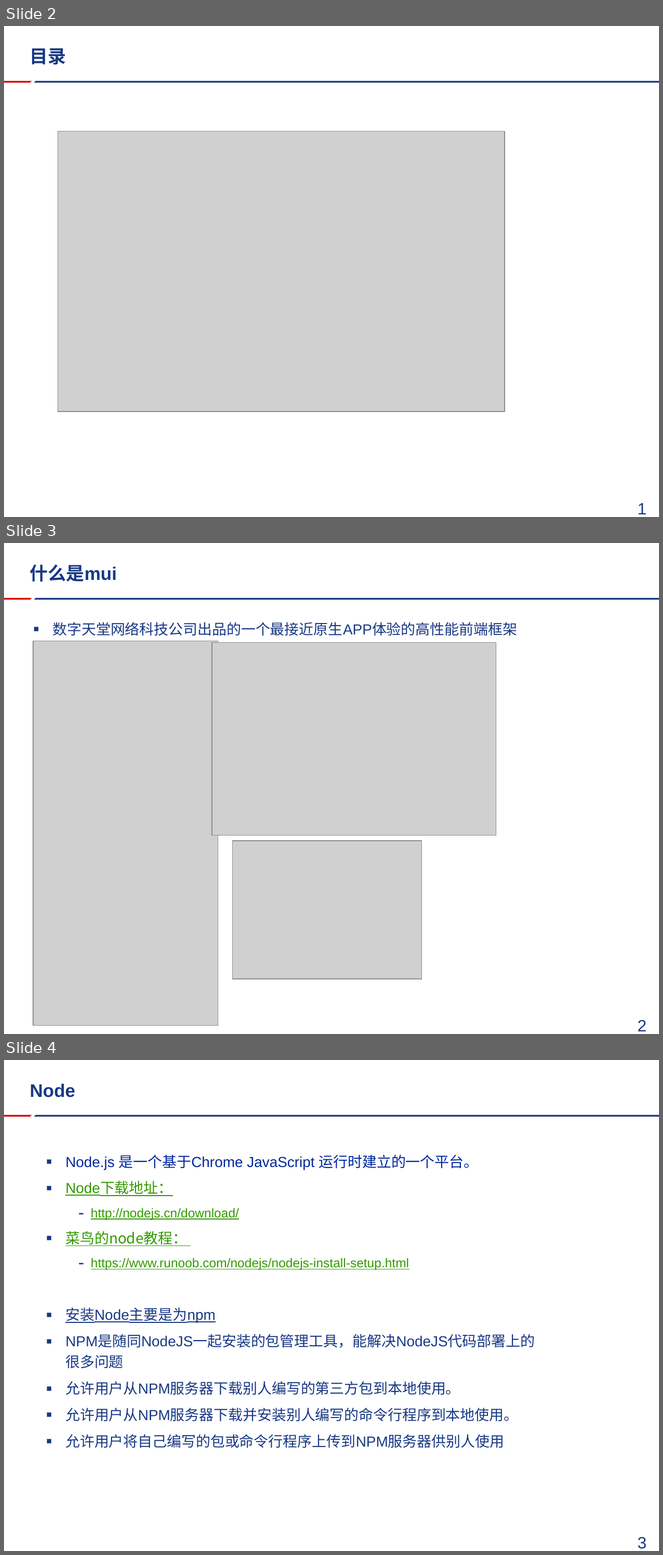
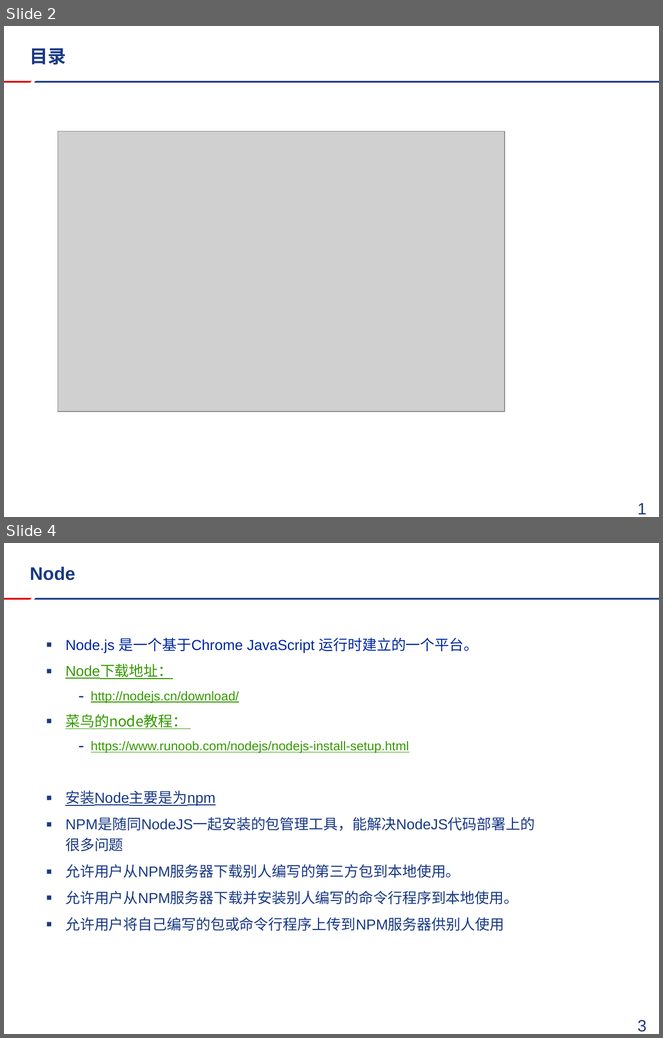
Before and after one commit to FireSmallPanda/swdt, a slide deck: javascript技术分享/mui以及推送分享.pptx. Shown one above the other, each under a label of ours: slides 2, 3 and 4 before the commit, slides 2 and 4 after it; the slides between them are not shown. The pictures are 663x1555 and 663x1038 pixels, drawn with LibreOffice and Linux fonts; fonts in the diff are those of the drawing; grey boxes stand for pictures; background and template pictures are left out. Boxes give left, top, right and bottom in pixels: in the first picture for what was removed or moved away, otherwise in the second. Text is boxed around its words. In the diff, an @@ line names an element or a change of style, - is before the commit and + after.

```diff
--- a/javascript技术分享/mui以及推送分享.pptx
+++ b/javascript技术分享/mui以及推送分享.pptx
@@ slide 3 removed at bbox=[4, 543, 659, 1034], background #FFFFFF; not listed: 2 template elements that a slide beside it also shows @@
@@ title removed at bbox=[30, 564, 117, 581] @@
-什么是mui
@@ text removed at bbox=[53, 622, 518, 636] @@
-▪ 数字天堂网络科技公司出品的一个最接近原生APP体验的高性能前端框架
@@ picture removed at bbox=[33, 641, 218, 1027] @@
@@ picture removed at bbox=[213, 643, 497, 835] @@
@@ picture removed at bbox=[233, 841, 422, 979] @@
@@ page number removed at bbox=[638, 1020, 647, 1032] @@
-2
```
Also in this commit, not shown: 1 slide added.
